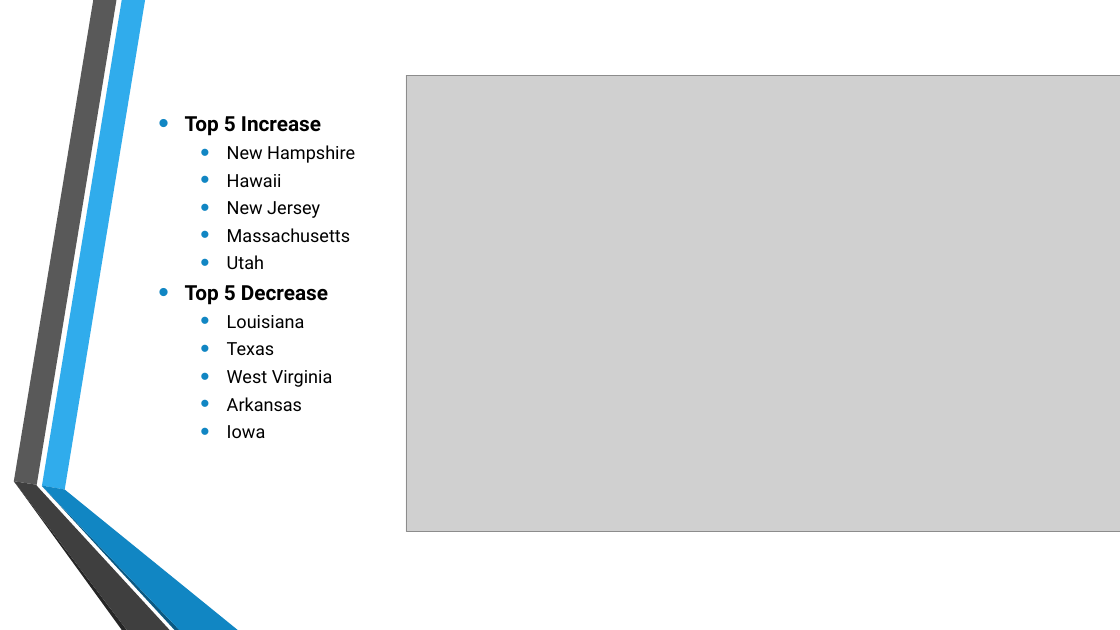
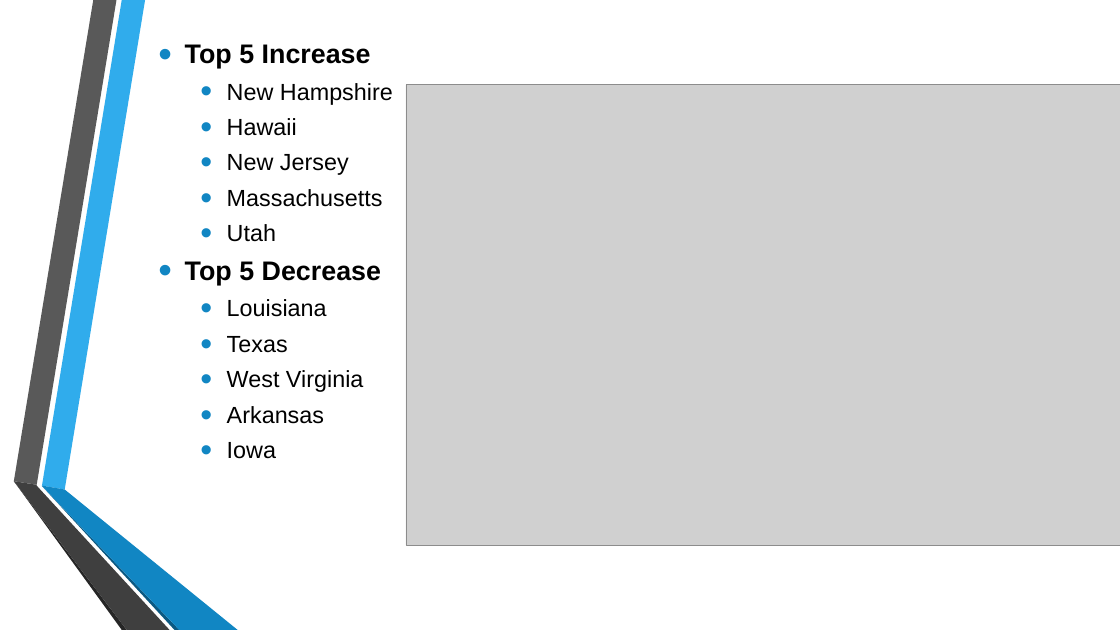
Before and after one commit to josephlomas/Project1_GroupRepo, a slide deck: slide 8 of Real Estate EDA.pptx. Drawn at 1120x630 pixels with LibreOffice and Linux fonts; fonts in the diff are those of the drawing; grey boxes stand for pictures. Boxes give left, top, right and bottom in pixels: in the first picture for what was removed or moved away, otherwise in the second. Text is boxed around its words. In the diff, an @@ line names an element or a change of style, - is before the commit and + after.

```diff
--- a/Real Estate EDA.pptx
+++ b/Real Estate EDA.pptx
@@ text "Top 5 Increase": place and size @@
-text "Top 5 Increase" at [185, 116, 355, 438]
+text "Top 5 Increase" at [185, 44, 393, 459]
@@ text "Top 5 Increase" at [185, 44, 393, 459]: size 17.8 to 23 pt in "Top 5 Increase", "Top 5 Decrease"; font Roboto to Arial; size 15.5 to 20 pt in "New Hampshire", "Hawaii", "New Jersey", "Massachusetts" and 6 more places; line spacing 0.8 to 0.9; vertical alignment middle to top @@
@@ picture: place and size @@
-picture at [406, 75, 1120, 532]
+picture at [406, 85, 1120, 545]
```
Also in this commit, not shown: 10 other slides changed, 3 slides added, 3 slides removed, 1 other file.
